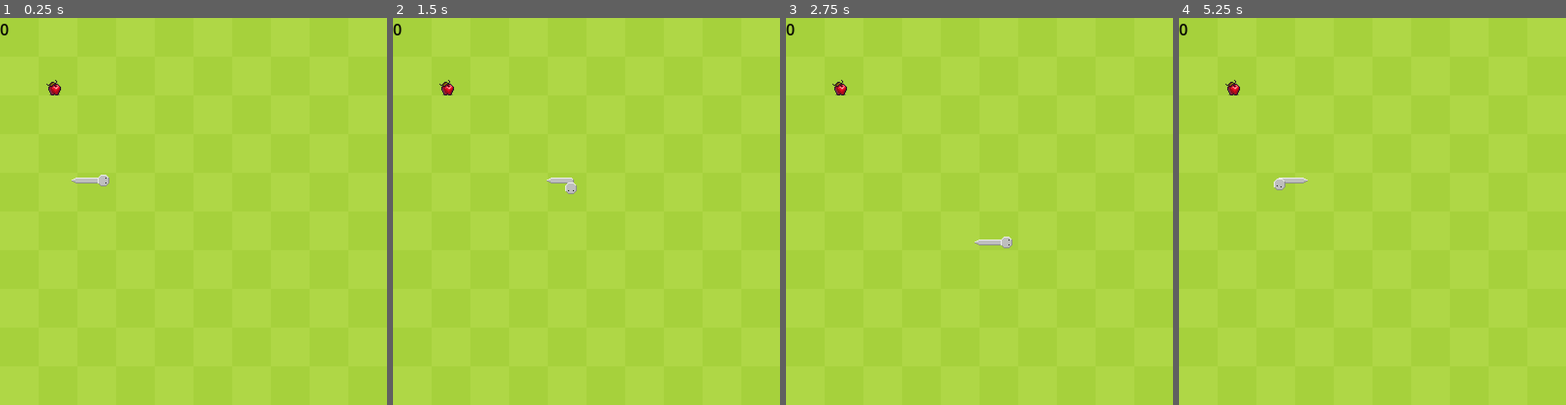
Above: before the commit, frames 1-4 (left to right).
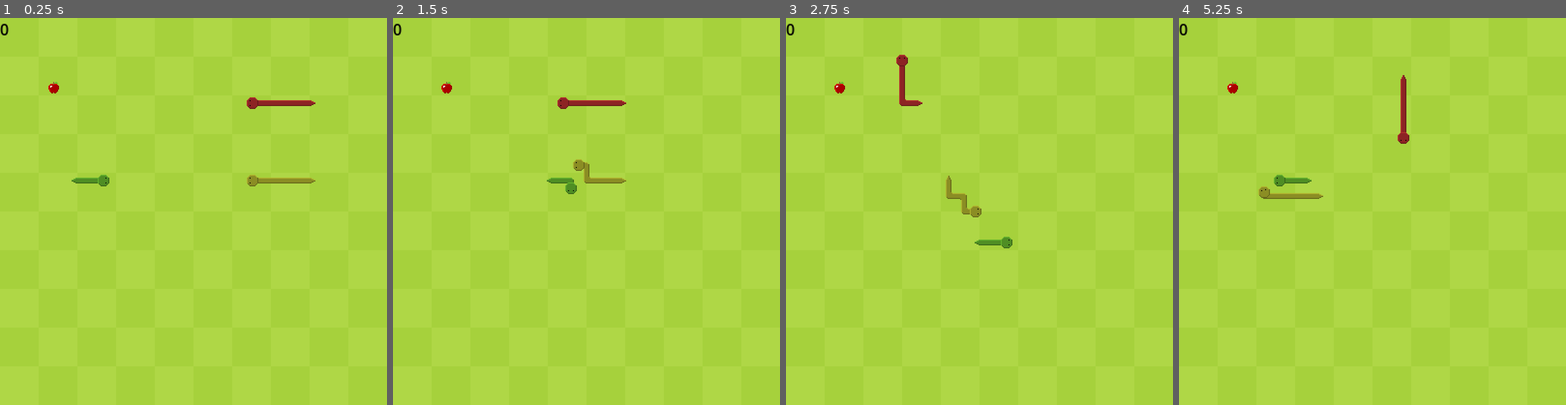
Above: after the commit, the same moments.

Repository: Carl0s4321/Snake
Game: Godot game, scene res://main.tscn
The game is run twice, just before and just after one commit, with the same random seed, the same clock (stepped at 60 frames per second) and the same inputs.
Inputs:
- Up to frame 1 (0.25 s): no input
- Up to frame 2 (1.5 s): hold Right (ui_right) 0.53-1.28 s; hold Down (ui_down) from 1.28 s (still down)
- Up to frame 3 (2.75 s): release Down (ui_down) at 2.03 s; hold Right (ui_right) from 2.03 s (still down)
- Up to frame 4 (5.25 s): release Right (ui_right) at 2.78 s; hold Up (ui_up) 2.78-3.53 s; hold Left (ui_left) 3.53-5.03 s; hold Down (ui_down) from 5.03 s (still down)

The runs differ from the first frame. In frame 1, 0.8% of the frame differs, in the area x 12-82%, y 16-44%; in frame 2, 0.8%; in frame 3, 0.8%; in frame 4, 0.9%, in the area x 12-60%, y 14-47%.

Commit message:
enemy + modifications

Diff:
--- a/art/snake-tiles.tres
+++ b/art/snake-tiles.tres
@@ -1,7 +1,7 @@
 [gd_resource type="TileSet" load_steps=96 format=3 uid="uid://cinvy7px11onv"]
 
-[ext_resource type="Texture2D" uid="uid://lpri6uqn463r" path="res://art/food.png" id="1_hrq7b"]
 [ext_resource type="Texture2D" uid="uid://dbdhego68ion4" path="res://art/snake-body-se.png" id="1_ikqb2"]
+[ext_resource type="Texture2D" path="res://art/apple.png" id="1_u1mdw"]
 [ext_resource type="Texture2D" uid="uid://b2go57es8umhs" path="res://art/snake-body-sw.png" id="2_hauhh"]
 [ext_resource type="Texture2D" uid="uid://cirguplgylqp3" path="res://art/snake-body-vertical.png" id="3_x4scv"]
 [ext_resource type="Texture2D" uid="uid://blc7qwbrdos4w" path="res://art/animations/snake-body-move-down-Sheet.png" id="4_xtnuk"]
@@ -48,72 +48,9 @@
 [ext_resource type="Texture2D" uid="uid://2a8xietm6rga" path="res://art/snake-body-ne.png" id="45_pqas2"]
 [ext_resource type="Texture2D" uid="uid://csemk46qtmlmo" path="res://art/snake-body-nw.png" id="46_upd5y"]
 
-[sub_resource type="TileSetAtlasSource" id="TileSetAtlasSource_wr0vu"]
-texture = ExtResource("1_hrq7b")
-0:0/0 = 0
-1:0/0 = 0
-2:0/0 = 0
-3:0/0 = 0
-4:0/0 = 0
-5:0/0 = 0
-6:0/0 = 0
-7:0/0 = 0
-0:1/0 = 0
-1:1/0 = 0
-2:1/0 = 0
-3:1/0 = 0
-4:1/0 = 0
-5:1/0 = 0
-6:1/0 = 0
-7:1/0 = 0
-0:2/0 = 0
-1:2/0 = 0
-2:2/0 = 0
-3:2/0 = 0
-4:2/0 = 0
-5:2/0 = 0
-6:2/0 = 0
-7:2/0 = 0
-0:3/0 = 0
-1:3/0 = 0
-2:3/0 = 0
-3:3/0 = 0
-4:3/0 = 0
-5:3/0 = 0
-6:3/0 = 0
-7:3/0 = 0
-0:4/0 = 0
-1:4/0 = 0
-2:4/0 = 0
-3:4/0 = 0
-4:4/0 = 0
-5:4/0 = 0
-6:4/0 = 0
-7:4/0 = 0
-0:5/0 = 0
-1:5/0 = 0
-2:5/0 = 0
-3:5/0 = 0
-4:5/0 = 0
-5:5/0 = 0
-6:5/0 = 0
-7:5/0 = 0
-0:6/0 = 0
-1:6/0 = 0
-2:6/0 = 0
-3:6/0 = 0
-4:6/0 = 0
-5:6/0 = 0
-6:6/0 = 0
-7:6/0 = 0
-0:7/0 = 0
-1:7/0 = 0
-2:7/0 = 0
-3:7/0 = 0
-4:7/0 = 0
-5:7/0 = 0
-6:7/0 = 0
-7:7/0 = 0
+[sub_resource type="TileSetAtlasSource" id="TileSetAtlasSource_m2dvf"]
+texture = ExtResource("1_u1mdw")
+0:0/0 = 0
 
 [sub_resource type="TileSetAtlasSource" id="TileSetAtlasSource_gf2ne"]
 texture = ExtResource("1_ikqb2")
@@ -896,4 +833,4 @@
 sources/51 = SubResource("TileSetAtlasSource_e7pua")
 sources/52 = SubResource("TileSetAtlasSource_iwmoh")
 sources/6 = SubResource("TileSetAtlasSource_8wf1x")
-sources/0 = SubResource("TileSetAtlasSource_wr0vu")
+sources/0 = SubResource("TileSetAtlasSource_m2dvf")
--- a/main.gd
+++ b/main.gd
@@ -1,11 +1,21 @@
 extends Node
 
-#const SNAKE = 1
-const APPLE = 0
+
 var apple_pos
 var add_apples = false
-
-const SNAKE_PARTS = {
+const APPLE = 0
+
+const SNAKE = 1
+
+const ENEMY_BASIC = 2
+const ENEMY_HUNTER = 3
+
+const DEAD = 0
+const ALIVE = 1
+const DYING = 2
+
+const TILE_PARTS = {
+	"apple":0,
 	"empty":6,
 	"body-horizontal":7,
 	"body-ne":8,
@@ -56,128 +66,210 @@
 
 }
 
-var snake_body = [Vector2(5,10),Vector2(4,10),Vector2(3,10),Vector2(2,10)]
-var snake_direction  = Vector2(1,0)
+var player_snake = {
+	"status":ALIVE,
+	"type":SNAKE,
+	"basic_turn":randi_range(1,10),
+	"direction":Vector2(1,0),
+	"body":[Vector2(5,10),Vector2(4,10),Vector2(3,10),Vector2(2,10)]
+}
 var previous_direction = "right"
-func draw_snake():
+
+var enemy_snakes = [
+	{
+		"status":ALIVE,
+		"type":ENEMY_BASIC,
+		"basic_turn":randi_range(1,10),
+		"direction":Vector2(-1,0),
+	 	"body":[Vector2(17,5),Vector2(18,5),Vector2(19,5),Vector2(20,5),Vector2(21,5),Vector2(22,5)]
+
+	},
+	{
+		"status":ALIVE,
+		"type":ENEMY_HUNTER,
+		"basic_turn":randi_range(1,10),
+		"direction":Vector2(-1,0),
+	 	"body":[Vector2(17,10),Vector2(18,10),Vector2(19,10),Vector2(20,10),Vector2(21,10),Vector2(22,10)]
+		#"direction":Vector2(0,1),
+
+	 	#"body":[Vector2(5,5),Vector2(5,4),Vector2(5,3),Vector2(5,2)]
+	}
+	]
+
+
+func draw_still_snake(layer, snake):
+	for block_index in snake["body"].size():
+		var block = snake["body"][block_index]
+
+		#head
+		if block_index == 0:
+			var head_dir = relation2(snake["body"][0], snake["body"][1])
+			if head_dir == 'right':
+				set_snake(block, layer, "head-right")
+			elif head_dir == 'left':
+				set_snake(block, layer, "head-left")
+			elif head_dir == 'up':
+				set_snake(block, layer, "head-up")
+			elif head_dir == 'down':
+				set_snake(block, layer, "head-down")
+		#tail
+		elif block_index == snake["body"].size()-1:
+			var tail_dir = relation2(snake["body"][-1], snake["body"][-2])
+			#tail_dir = which direction the end tail points to
+			if tail_dir == 'right':
+				set_snake(block, layer, "tail-right")
+			elif tail_dir == 'left':
+				set_snake(block, layer, "tail-left")
+			elif tail_dir == 'up':
+				set_snake(block, layer, "tail-up")
+			elif tail_dir == 'down':
+				set_snake(block, layer, "tail-down")
+		else:
+			var previous_block = snake["body"][block_index + 1] - block
+			var next_block = snake["body"][block_index - 1] - block
+			#going vertical
+			if previous_block.x == next_block.x:
+				set_snake(block, layer, "body-vertical")
+			#going horizontal
+			elif previous_block.y == next_block.y:
+				set_snake(block, layer, "body-horizontal")
+			else:
+
+				if previous_block.x == -1 and next_block.y == -1 or next_block.x == -1 and previous_block.y == -1:
+					set_snake(block, layer, "body-nw")
+				elif previous_block.x == -1 and next_block.y == 1 or next_block.x == -1 and previous_block.y == 1:
+					set_snake(block, layer, "body-sw")
+				elif previous_block.x == 1 and next_block.y == -1 or next_block.x == 1 and previous_block.y == -1:
+					set_snake(block, layer, "body-ne")
+				elif previous_block.x == 1 and next_block.y == 1 or next_block.x == 1 and previous_block.y == 1:
+					set_snake(block, layer, "body-se")
+
+func draw_snake(layer, snake):
+	if snake["status"] == DEAD: return
+	if snake["status"] == DYING:
+		#draw still parts
+		draw_still_snake(layer, snake)
+		snake["status"] = DEAD
 	#for block in snake_body:
 		#$SnakeApple.set_cell(0, Vector2i(block.x, block.y), SNAKE, Vector2i(3,0), 0)
-	for block_index in snake_body.size():
-		var block = snake_body[block_index]
+	for block_index in snake["body"].size():
+		var block = snake["body"][block_index]
 
 		#head
 		if block_index == 0:
-			var head_dir = relation2(snake_body[0], snake_body[1])
+			var head_dir = relation2(snake["body"][0], snake["body"][1])
+			var direction = "none"
 			if head_dir == 'right':
-				$SnakeApple.set_cell(0, Vector2i(block.x, block.y), SNAKE_PARTS["head-move-right"], Vector2i(0,0), 0)
-				previous_direction = "right"
+				set_snake(block, layer, "head-move-right")
+				direction = "right"
 			elif head_dir == 'left':
-				$SnakeApple.set_cell(0, Vector2i(block.x, block.y), SNAKE_PARTS["head-move-left"], Vector2i(0,0), 0)
-				previous_direction = "left"
+				set_snake(block, layer, "head-move-left")
+				direction = "left"
 			elif head_dir == 'up':
-				$SnakeApple.set_cell(0, Vector2i(block.x, block.y), SNAKE_PARTS["head-move-up"], Vector2i(0,0), 0)
-				previous_direction = "up"
+				set_snake(block, layer, "head-move-up")
+				direction = "up"
 			elif head_dir == 'down':
-				$SnakeApple.set_cell(0, Vector2i(block.x, block.y), SNAKE_PARTS["head-move-down"], Vector2i(0,0), 0)
-				previous_direction = "down"
-
+				set_snake(block, layer, "head-move-down")
+				direction = "down"
+
+			if direction != "none" and layer == SNAKE:
+				previous_direction = direction
 		#head -> body
 		elif block_index == 1:
-			var head_dir = relation2(snake_body[0], snake_body[1])
+			var head_dir = relation2(snake["body"][0], snake["body"][1])
 			#turning has occurred
-			var previous_block = snake_body[block_index + 1] - block
-			var next_block = snake_body[block_index - 1] - block
+			var previous_block = snake["body"][block_index + 1] - block
+			var next_block = snake["body"][block_index - 1] - block
 			if previous_block.x == -1 and next_block.y == -1:
-				$SnakeApple.set_cell(0, Vector2i(block.x, block.y), SNAKE_PARTS["nw-turn-up"], Vector2i(0,0), 0)
+				set_snake(block, layer, "nw-turn-up")
 			elif next_block.x == -1 and previous_block.y == -1:
-				$SnakeApple.set_cell(0, Vector2i(block.x, block.y), SNAKE_PARTS["nw-turn-left"], Vector2i(0,0), 0)
+				set_snake(block, layer, "nw-turn-left")
 			elif previous_block.x == -1 and next_block.y == 1:
-				$SnakeApple.set_cell(0, Vector2i(block.x, block.y), SNAKE_PARTS["sw-turn-down"], Vector2i(0,0), 0)
+				set_snake(block, layer, "sw-turn-down")
 			elif next_block.x == -1 and previous_block.y == 1:
-				$SnakeApple.set_cell(0, Vector2i(block.x, block.y), SNAKE_PARTS["sw-turn-left"], Vector2i(0,0), 0)
+				set_snake(block, layer, "sw-turn-left")
 			elif previous_block.x == 1 and next_block.y == -1:
-				$SnakeApple.set_cell(0, Vector2i(block.x, block.y), SNAKE_PARTS["ne-turn-up"], Vector2i(0,0), 0)
+				set_snake(block, layer, "ne-turn-up")
 			elif next_block.x == 1 and previous_block.y == -1:
-				$SnakeApple.set_cell(0, Vector2i(block.x, block.y), SNAKE_PARTS["ne-turn-right"], Vector2i(0,0), 0)
+				set_snake(block, layer, "ne-turn-right")
 			elif previous_block.x == 1 and next_block.y == 1:
-				$SnakeApple.set_cell(0, Vector2i(block.x, block.y), SNAKE_PARTS["se-turn-down"], Vector2i(0,0), 0)
+				set_snake(block, layer, "se-turn-down")
 			elif next_block.x == 1 and previous_block.y == 1:
-				$SnakeApple.set_cell(0, Vector2i(block.x, block.y), SNAKE_PARTS["se-turn-right"], Vector2i(0,0), 0)
+				set_snake(block, layer, "se-turn-right")
 			#no turning has occured
 			elif head_dir == 'right':
-				$SnakeApple.set_cell(0, Vector2i(block.x, block.y), SNAKE_PARTS["head-exit-right"], Vector2i(0,0), 0)
+				set_snake(block, layer, "head-exit-right")
 			elif head_dir == 'left':
-				$SnakeApple.set_cell(0, Vector2i(block.x, block.y), SNAKE_PARTS["head-exit-left"], Vector2i(0,0), 0)
+				set_snake(block, layer, "head-exit-left")
 			elif head_dir == 'up':
-				$SnakeApple.set_cell(0, Vector2i(block.x, block.y), SNAKE_PARTS["head-exit-up"], Vector2i(0,0), 0)
+				set_snake(block, layer, "head-exit-up")
 			elif head_dir == 'down':
-				$SnakeApple.set_cell(0, Vector2i(block.x, block.y), SNAKE_PARTS["head-exit-down"], Vector2i(0,0), 0)
+				set_snake(block, layer, "head-exit-down")
 	#body -> tail
-		elif block_index == snake_body.size()-2:
-			var tail_dir = relation2(snake_body[-1], snake_body[-2])
+		elif block_index == snake["body"].size()-2:
+			var tail_dir = relation2(snake["body"][-1], snake["body"][-2])
 			#tail_dir = which direction the end tail points to
-			var previous_block = snake_body[block_index + 1] - block
-			var next_block = snake_body[block_index - 1] - block
+			var previous_block = snake["body"][block_index + 1] - block
+			var next_block = snake["body"][block_index - 1] - block
 			if previous_block.x == -1 and next_block.y == -1:
-				$SnakeApple.set_cell(0, Vector2i(block.x, block.y), SNAKE_PARTS["nw-move-up"], Vector2i(0,0), 0)
+				set_snake(block, layer, "nw-move-up")
 			elif next_block.x == -1 and previous_block.y == -1:
-				$SnakeApple.set_cell(0, Vector2i(block.x, block.y), SNAKE_PARTS["nw-move-left"], Vector2i(0,0), 0)
+				set_snake(block, layer, "nw-move-left")
 			elif previous_block.x == -1 and next_block.y == 1:
-				$SnakeApple.set_cell(0, Vector2i(block.x, block.y), SNAKE_PARTS["sw-move-down"], Vector2i(0,0), 0)
+				set_snake(block, layer, "sw-move-down")
 			elif next_block.x == -1 and previous_block.y == 1:
-				$SnakeApple.set_cell(0, Vector2i(block.x, block.y), SNAKE_PARTS["sw-move-left"], Vector2i(0,0), 0)
+				set_snake(block, layer, "sw-move-left")
 			elif previous_block.x == 1 and next_block.y == -1:
-				$SnakeApple.set_cell(0, Vector2i(block.x, block.y), SNAKE_PARTS["ne-move-up"], Vector2i(0,0), 0)
+				set_snake(block, layer, "ne-move-up")
 			elif next_block.x == 1 and previous_block.y == -1:
-				$SnakeApple.set_cell(0, Vector2i(block.x, block.y), SNAKE_PARTS["ne-move-right"], Vector2i(0,0), 0)
+				set_snake(block, layer, "ne-move-right")
 			elif previous_block.x == 1 and next_block.y == 1:
-				$SnakeApple.set_cell(0, Vector2i(block.x, block.y), SNAKE_PARTS["se-move-down"], Vector2i(0,0), 0)
+				set_snake(block, layer, "se-move-down")
 			elif next_block.x == 1 and previous_block.y == 1:
-				$SnakeApple.set_cell(0, Vector2i(block.x, block.y), SNAKE_PARTS["se-move-right"], Vector2i(0,0), 0)
+				set_snake(block, layer, "se-move-right")
 			#no turning has occured
 			elif tail_dir == 'right':
-				$SnakeApple.set_cell(0, Vector2i(block.x, block.y), SNAKE_PARTS["body-move-left"], Vector2i(0,0), 0)
+				set_snake(block, layer, "body-move-left")
 			elif tail_dir == 'left':
-				$SnakeApple.set_cell(0, Vector2i(block.x, block.y), SNAKE_PARTS["body-move-right"], Vector2i(0,0), 0)
+				set_snake(block, layer, "body-move-right")
 			elif tail_dir == 'up':
-				$SnakeApple.set_cell(0, Vector2i(block.x, block.y), SNAKE_PARTS["body-move-down"], Vector2i(0,0), 0)
+				set_snake(block, layer, "body-move-down")
 			elif tail_dir == 'down':
-				$SnakeApple.set_cell(0, Vector2i(block.x, block.y), SNAKE_PARTS["body-move-up"], Vector2i(0,0), 0)
-
+				set_snake(block, layer, "body-move-up")
 		#tail
-		elif block_index == snake_body.size()-1:
-			var tail_dir = relation2(snake_body[-1], snake_body[-2])
+		elif block_index == snake["body"].size()-1:
+			var tail_dir = relation2(snake["body"][-1], snake["body"][-2])
 			#tail_dir = which direction the end tail points to
 			if tail_dir == 'right':
-				$SnakeApple.set_cell(0, Vector2i(block.x, block.y), SNAKE_PARTS["tail-move-left"], Vector2i(0,0), 0)
+				set_snake(block, layer, "tail-move-left")
 			elif tail_dir == 'left':
-				$SnakeApple.set_cell(0, Vector2i(block.x, block.y), SNAKE_PARTS["tail-move-right"], Vector2i(0,0), 0)
+				set_snake(block, layer, "tail-move-right")
 			elif tail_dir == 'up':
-				$SnakeApple.set_cell(0, Vector2i(block.x, block.y), SNAKE_PARTS["tail-move-down"], Vector2i(0,0), 0)
+				set_snake(block, layer, "tail-move-down")
 			elif tail_dir == 'down':
-				$SnakeApple.set_cell(0, Vector2i(block.x, block.y), SNAKE_PARTS["tail-move-up"], Vector2i(0,0), 0)
+				set_snake(block, layer, "tail-move-up")
 		else:
-			var previous_block = snake_body[block_index + 1] - block
-			var next_block = snake_body[block_index - 1] - block
+			var previous_block = snake["body"][block_index + 1] - block
+			var next_block = snake["body"][block_index - 1] - block
 			#going vertical
 			if previous_block.x == next_block.x:
-				$SnakeApple.set_cell(0, Vector2i(block.x, block.y), SNAKE_PARTS["body-vertical"], Vector2i(0,0), 0)
+				set_snake(block, layer, "body-vertical")
 			#going horizontal
 			elif previous_block.y == next_block.y:
-				$SnakeApple.set_cell(0, Vector2i(block.x, block.y), SNAKE_PARTS["body-horizontal"], Vector2i(0,0), 0)
+				set_snake(block, layer, "body-horizontal")
 			else:
 
 				if previous_block.x == -1 and next_block.y == -1 or next_block.x == -1 and previous_block.y == -1:
-					$SnakeApple.set_cell(0, Vector2i(block.x, block.y), SNAKE_PARTS["body-nw"], Vector2i(0,0), 0)
-
+					set_snake(block, layer, "body-nw")
 				elif previous_block.x == -1 and next_block.y == 1 or next_block.x == -1 and previous_block.y == 1:
-					$SnakeApple.set_cell(0, Vector2i(block.x, block.y), SNAKE_PARTS["body-sw"], Vector2i(0,0), 0)
-
+					set_snake(block, layer, "body-sw")
 				elif previous_block.x == 1 and next_block.y == -1 or next_block.x == 1 and previous_block.y == -1:
-					$SnakeApple.set_cell(0, Vector2i(block.x, block.y), SNAKE_PARTS["body-ne"], Vector2i(0,0), 0)
-
+					set_snake(block, layer, "body-ne")
 				elif previous_block.x == 1 and next_block.y == 1 or next_block.x == 1 and previous_block.y == 1:
-					$SnakeApple.set_cell(0, Vector2i(block.x, block.y), SNAKE_PARTS["body-se"], Vector2i(0,0), 0)
+					set_snake(block, layer, "body-se")
+
+func set_snake(block, layer, part_type):
+	$SnakeApple.set_cell(layer, Vector2i(block.x, block.y), TILE_PARTS[part_type], Vector2i(0,0), 0)
 
 func relation2(first_block: Vector2, second_block: Vector2):
 	var block_relation = second_block - first_block
@@ -186,40 +278,99 @@
 	elif block_relation == Vector2(0,1): return 'up'
 	elif block_relation == Vector2(0,-1): return 'down'
 
-func move_snake():
-	if add_apples:
-		for tiles in SNAKE_PARTS:
-			delete_tiles(SNAKE_PARTS[tiles])
-		# take everything except the last index in the body (tail)
-		var body_copy = snake_body.slice(0,snake_body.size())
-		var new_head = body_copy[0] + snake_direction
-		body_copy.insert(0, new_head)
-		snake_body = body_copy
+func move_snake(layer, snake):
+	if snake["status"] == DEAD: return
+	delete_tiles(snake["body"][-1], layer) #delete the tail
+
+	var body_copy
+	if add_apples and layer == SNAKE: #if player
+		body_copy = snake["body"].slice(0,snake["body"].size())
 		add_apples = false
 	else:
-		for tiles in SNAKE_PARTS:
-			delete_tiles(SNAKE_PARTS[tiles])
 		# take everything except the last index in the body (tail)
-		var body_copy = snake_body.slice(0,snake_body.size()-1)
-		var new_head = body_copy[0] + snake_direction
-		body_copy.insert(0, new_head)
-		snake_body = body_copy
-
-func delete_tiles(id: int):
-	var cells = $SnakeApple.get_used_cells_by_id(0, id)
-	# -1 id is to delete the cell
-	for cell in cells:
-		$SnakeApple.set_cell(0, Vector2i(cell.x,cell.y), -1)
-
+		body_copy = snake["body"].slice(0,snake["body"].size()-1)
+
+	var new_head = body_copy[0] + snake["direction"]
+	#detect collisions
+	var id = check_collision(new_head)
+	if id != -1:#not empty space
+		#if collision, attempt to move away
+		if snake["type"] != SNAKE:
+			var attempts = 1
+			while id != -1 and attempts > 0:
+				snake["direction"] = choose_direction([snake["direction"] * -1])
+				new_head = body_copy[0] + snake["direction"]
+				id = check_collision(new_head)
+				attempts -= 1
+			if id != -1:
+				kill_snake(layer, snake, body_copy)
+		else: #otherwise kill
+			kill_snake(layer, snake, body_copy)
+			return
+
+
+	body_copy.insert(0, new_head)
+	snake["body"] = body_copy
+
+func basic_enemy_movement(snake):
+	if snake["basic_turn"] <= 0:
+		snake["direction"] = choose_direction([snake["direction"] * -1])
+		snake["basic_turn"] = randi_range(0,10)
+	else:
+		snake["basic_turn"] -= 1
+func hunting_enemy_movement(snake):
+	var difference = (player_snake["body"][0]+(player_snake["direction"])) - snake["body"][0]
+	if abs(difference.x) > abs(difference.y):
+		snake["direction"] = Vector2(signi(difference.x), 0)
+	elif abs(difference.y) > abs(difference.x):
+		snake["direction"] = Vector2(0, signi(difference.y))
+	else:
+		var list = [Vector2(signi(difference.x), 0), Vector2(0, signi(difference.y))]
+		var vector = list[randi_range(0,1)]
+		snake["direction"] = vector
+
+	#check if the future position will collide
+	var banned = [snake["direction"], snake["direction"]*-1]
+	var attempts = 3
+	while (check_collision(snake["body"][0] + snake["direction"]) != -1) and attempts > 0:
+		snake["direction"] = choose_direction(banned)
+		banned.append(snake["direction"])
+		attempts -= 1
+
+var possible_directions = [Vector2(1,0),Vector2(-1,0),Vector2(0,1),Vector2(0,-1)]
+func choose_direction(banned_directions : Array):
+	var direction = possible_directions[randi_range(0,3)]
+	var attempts = 10
+	while banned_directions.has(direction) and attempts > 0: #find a direction that is not banned
+		direction = possible_directions[randi_range(0,3)]
+		attempts -= 1
+	return direction
+
+func kill_snake(layer, snake, body_copy):
+	snake["body"] = body_copy
+	draw_still_snake(layer, snake)
+	snake["status"] = DEAD
+
+func delete_tiles(position, layer):
+	$SnakeApple.set_cell(layer, position, -1)
+
+var collision_layers = [SNAKE, ENEMY_BASIC, ENEMY_HUNTER]
+#return true if collision happens
+func check_collision(position):
+	for i in collision_layers:
+		var id = $SnakeApple.get_cell_source_id(i, position)
+		if id != -1:
+			return id
+	return -1
 func _input(event):
 	if Input.is_action_just_pressed("ui_up") and previous_direction != "down":
-		snake_direction = Vector2(0, -1)
+		player_snake["direction"] = Vector2(0, -1)
 	elif Input.is_action_just_pressed("ui_down") and previous_direction != "up":
-		snake_direction = Vector2(0, 1)
+		player_snake["direction"] = Vector2(0, 1)
 	elif Input.is_action_just_pressed("ui_left") and previous_direction != "right":
-		snake_direction = Vector2(-1, 0)
+		player_snake["direction"] = Vector2(-1, 0)
 	elif Input.is_action_just_pressed("ui_right") and previous_direction != "left":
-		snake_direction = Vector2(1, 0)
+		player_snake["direction"] = Vector2(1, 0)
 
 
 func _ready():
@@ -233,32 +384,45 @@
 	return Vector2(x,y)
 
 func draw_apple():
-	$SnakeApple.set_cell(0, Vector2i(apple_pos.x, apple_pos.y), APPLE, Vector2i(4,1),0)
-
-func check_snake_out_of_map():
-	var head = snake_body[0]
+	$SnakeApple.set_cell(APPLE, Vector2i(apple_pos.x, apple_pos.y), 0, Vector2i(0,0),0)
+
+func check_snake_out_of_map(snake):
+	var head = snake["body"][0]
 	if head.x > 24:
-		for i in range(snake_body.size()-1):
-			snake_body[i].x = -i
+		for i in range(snake["body"].size()-1):
+			snake["body"][i].x = -i
 	elif head.x < 0:
-		for i in range(snake_body.size()-1):
-			snake_body[i].x = 24+i
+		for i in range(snake["body"].size()-1):
+			snake["body"][i].x = 24+i
 	elif head.y > 24:
-		for i in range(snake_body.size()-1):
-			snake_body[i].y = -i
+		for i in range(snake["body"].size()-1):
+			snake["body"][i].y = -i
 	elif head.y < 0:
-		for i in range(snake_body.size()-1):
-			snake_body[i].y = 24+i
+		for i in range(snake["body"].size()-1):
+			snake["body"][i].y = 24+i
 
 func check_apple_eaten():
-	if apple_pos == snake_body[0]:
+	if apple_pos == player_snake["body"][1]:
+		delete_tiles(apple_pos, APPLE)
 		apple_pos = place_apple()
 		add_apples = true
-		get_tree().call_group('ScoreGroup', 'update_score', snake_body.size())
+		get_tree().call_group('ScoreGroup', 'update_score', player_snake["body"].size())
 
 func _on_snake_tick_timeout():
-	move_snake()
-	draw_snake()
+
+	#player
+	move_snake(SNAKE, player_snake)
+	draw_snake(SNAKE, player_snake)
 	draw_apple()
 	check_apple_eaten()
-	check_snake_out_of_map()
+	check_snake_out_of_map(player_snake)
+	#enemies
+	for enemy in enemy_snakes:
+		var type = enemy["type"]
+		if(type == ENEMY_BASIC):
+			basic_enemy_movement(enemy)
+		elif(type == ENEMY_HUNTER):
+			hunting_enemy_movement(enemy)
+		move_snake(type, enemy)
+		draw_snake(type, enemy)
+		check_snake_out_of_map(enemy)
--- a/main.tscn
+++ b/main.tscn
@@ -22,6 +22,16 @@
 [node name="SnakeApple" type="TileMap" parent="."]
 tile_set = ExtResource("1_hpxk8")
 format = 2
+layer_0/name = "apple"
+layer_1/name = "player"
+layer_1/modulate = Color(0.415686, 0.745098, 0.188235, 1)
+layer_1/tile_data = PackedInt32Array()
+layer_2/name = "enemy"
+layer_2/modulate = Color(0.741176, 0.192157, 0.192157, 1)
+layer_2/tile_data = PackedInt32Array()
+layer_3/name = "hunter"
+layer_3/modulate = Color(0.729412, 0.741176, 0.192157, 1)
+layer_3/tile_data = PackedInt32Array()
 
 [node name="SnakeTick" type="Timer" parent="."]
 wait_time = 0.2
Binary file added: art/apple.aseprite
Binary file added: art/apple.png
Not shown, added: art/apple.png.import
Not shown: 1 places in main.tscn that only renumber resources
Not shown, added: maiC156.tmp
